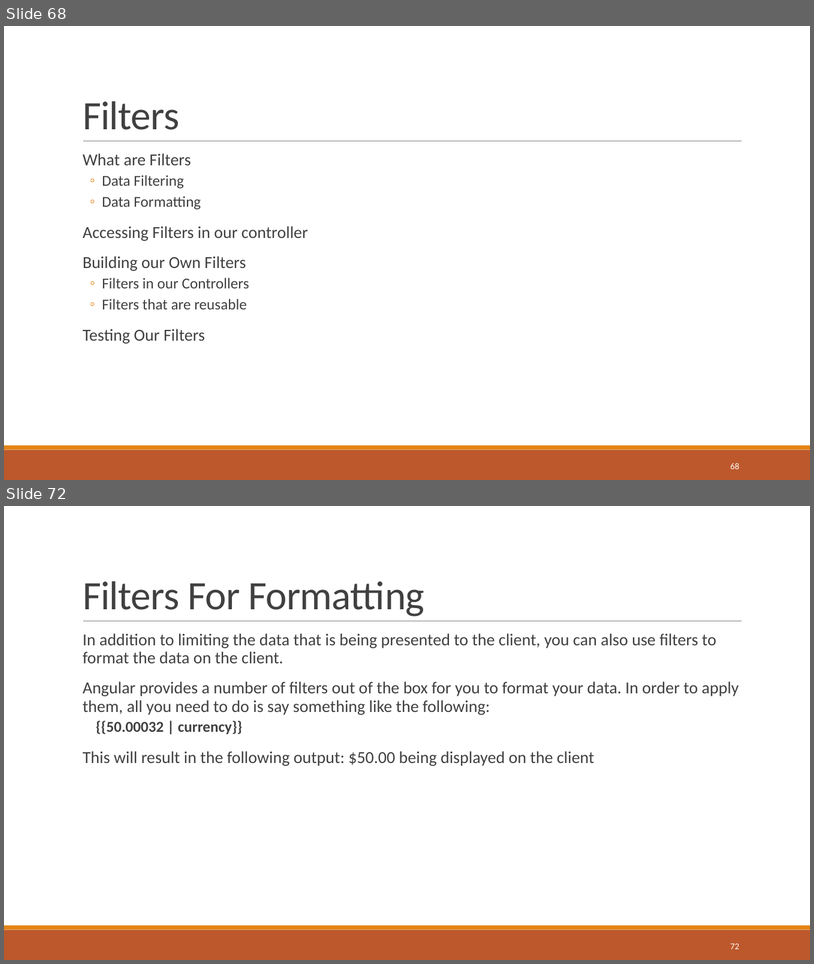
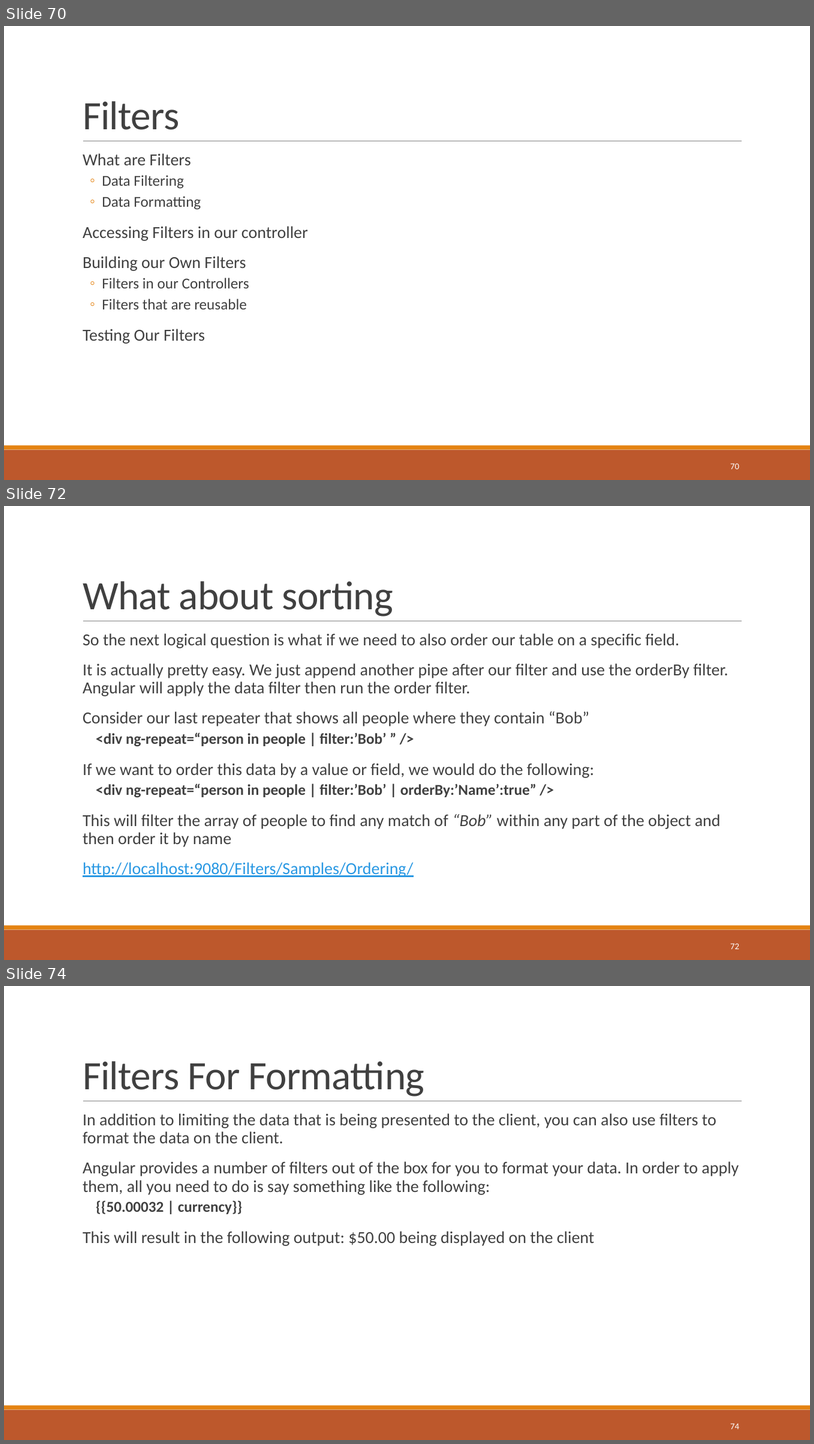
Before and after one commit to sbechtold/angularjs, a slide deck: materials/AngularJS.pptx. Shown one above the other, each under a label of ours: slides 68 and 72 before the commit, slides 70, 72 and 74 after it; the slides between them are not shown. The pictures are 814x964 and 814x1444 pixels, drawn with LibreOffice and Linux fonts; fonts in the diff are those of the drawing. Boxes give left, top, right and bottom in pixels: in the first picture for what was removed or moved away, otherwise in the second. Text is boxed around its words. In the diff, an @@ line names an element or a change of style, - is before the commit and + after.

```diff
--- a/materials/AngularJS.pptx
+++ b/materials/AngularJS.pptx
@@ slide 72 added at (4,506,810,960), background #FFFFFF; not listed: 3 template elements that a slide beside it also shows @@
@@ title added at (83,581,393,616), 48 pt, text #404040 @@
+What about sorting
@@ text added at (83,633,728,877), 20 pt, text #404040 @@
+  So the next logical question is what if we need to also order our table on a specific field.
+  It is actually pretty easy. We just append another pipe after our filter and use the orderBy filter. Angular will apply the data filter then run the order filter.
+  Consider our last repeater that shows all people where they contain “Bob”
+  <div ng-repeat=“person in people | filter:’Bob’ ” />
+  If we want to order this data by a value or field, we would do the following:
+  <div ng-repeat=“person in people | filter:’Bob’ | orderBy:’Name’:true” />
+  This will filter the array of people to find any match of “Bob” within any part of the object and then order it by name
+  http://localhost:9080/Filters/Samples/Ordering/
@@ page number added at (731,943,740,949), 10.5 pt, text #FFFFFF @@
+72
@@ what was slide 68 is now slide 70 @@
@@ page number at (731,463,740,469): text changed @@
-68
+70
@@ what was slide 72 is now slide 74 @@
@@ page number at (731,1423,740,1429): text changed @@
-72
+74
```
Also in this commit, not shown: 4 slides changed, 5 other slides added, 4 slides removed, 46 other files.
